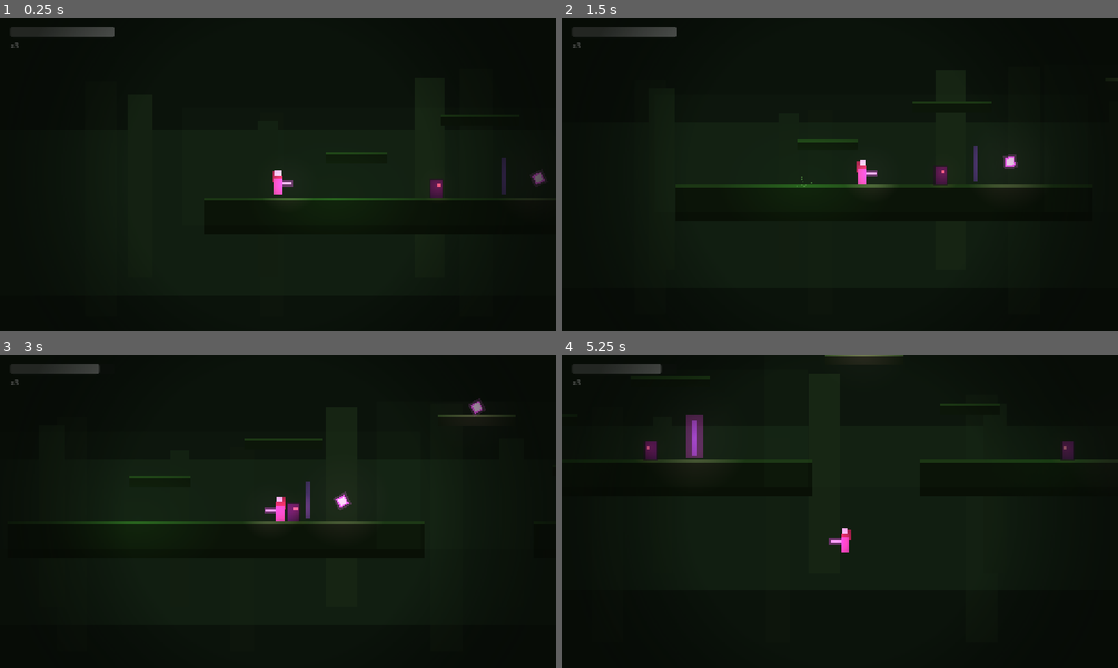
Above: before the commit, frames 1-4 (two rows, left to right).
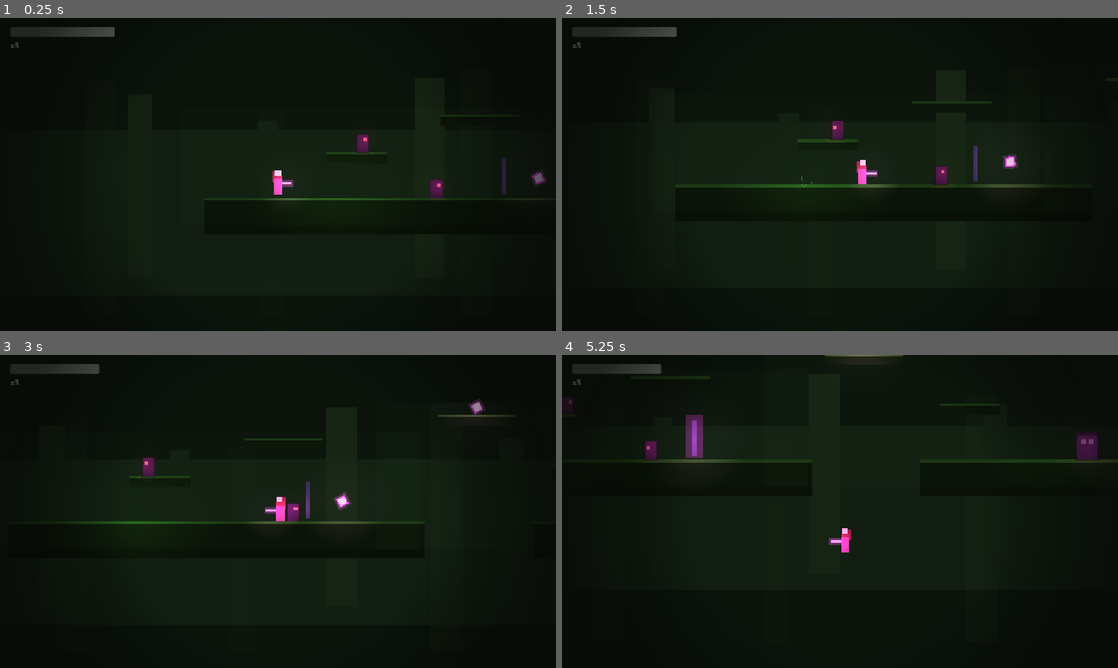
Above: after the commit, the same moments.

Repository: paulogomesextp/koliani
Game: Godot game, scene res://scenes/Main.tscn
Same seed, same stepped clock (60 frames per second), same inputs: the game is played once before the commit and once after it.
Inputs (mouse positions are in pixels of both pictures, inside the frame that each line leads up to):
- Up to frame 1 (0.25 s): no input
- Up to frame 2 (1.5 s): move the mouse to (962, 158) at 0.52 s; hold Right (mover_direita) from 0.53 s (still down); tap J (atacar) at 0.6 s; click (962, 158) at 0.67 s; tap Space (saltar) at 0.77 s; move the mouse to (728, 190) at 1.27 s; tap K (dash) at 1.35 s
- Up to frame 3 (3 s): tap Space (saltar) at 1.52 s; move the mouse to (333, 442) at 2.02 s; release Right (mover_direita) at 2.03 s; hold Left (mover_esquerda) 2.03-2.75 s; tap I (diario) at 2.1 s; click "Fechar (Esc)" at 2.75 s
- Up to frame 4 (5.25 s): move the mouse to (812, 574) at 3.52 s; hold Right (mover_direita) 3.53-5.03 s; tap Shift (rolar) at 3.6 s; click (812, 574) at 3.67 s; tap Space (saltar) at 3.77, 4.52 s; move the mouse to (1006, 558) at 4.27 s; tap J (atacar) at 4.35 s; move the mouse to (673, 464) at 5.02 s; hold Left (mover_esquerda) from 5.03 s (still down); tap K (dash) at 5.1 s

The runs differ from the first frame. In frame 1, 0.1% of the frame differs, in the area x 64-67%, y 37-44%; in frame 2, 0.1%; in frame 3, 0.1%; in frame 4, 0.4%, in the area x 1-97%, y 14-34%.

Commit message:
Chefe da Floresta (mundo 1) + porta selada ate ele cair
- scripts/chefe_floresta.gd: herda de DemonioBase; FSM
  PATRULHA -> TELEGRAFO (trava + pisca) -> INVESTIDA (arranca na direcao da
  Koliani) -> RECUPERA (vulneravel). Investida magoa mais. Emite "derrotado"
  ao cair.
- scenes/actors/ChefeFloresta.tscn: massa roxa grande, 2 olhos magenta, luz.
- scripts/nivel_floresta.gd: script do no raiz do mundo 1; sela a Porta
  (monitoring off + tom escuro) ate Chefe.derrotado.
- Floresta_Putrefata.tscn: instancia o Chefe antes da porta; Demonio2 movido
  para a plataforma inicial; porta arranca selada.
- docs + README atualizados.

Co-Authored-By: Claude Sonnet 5 <noreply@anthropic.com>

Diff:
--- /dev/null
+++ b/scenes/actors/ChefeFloresta.tscn
@@ -0,0 +1,87 @@
+[gd_scene load_steps=6 format=3 uid="uid://bkolianichefefloresta01"]
+
+; Chefe do mundo 1 -- placeholder: massa roxa grande, dois olhos magenta,
+; luz propria. Script chefe_floresta.gd (herda de demonio_base.gd).
+
+[ext_resource type="Script" path="res://scripts/chefe_floresta.gd" id="1_chefe"]
+
+[sub_resource type="RectangleShape2D" id="RectangleShape2D_body"]
+size = Vector2(46, 62)
+
+[sub_resource type="RectangleShape2D" id="RectangleShape2D_contacto"]
+size = Vector2(58, 70)
+
+[sub_resource type="Gradient" id="Gradient_luz"]
+offsets = PackedFloat32Array(0, 1)
+colors = PackedColorArray(1, 1, 1, 1, 1, 1, 1, 0)
+
+[sub_resource type="GradientTexture2D" id="GradientTexture2D_luz"]
+gradient = SubResource("Gradient_luz")
+width = 256
+height = 256
+fill = 1
+fill_from = Vector2(0.5, 0.5)
+fill_to = Vector2(1, 0.5)
+
+[node name="ChefeFloresta" type="CharacterBody2D" groups=["inimigos"]]
+collision_layer = 4
+collision_mask = 1
+script = ExtResource("1_chefe")
+vida = 240
+dano_contacto = 18
+alcance_patrulha = 200.0
+
+[node name="Sprite" type="Node2D" parent="."]
+
+[node name="Sombra" type="ColorRect" parent="Sprite"]
+show_behind_parent = true
+offset_left = -28.0
+offset_top = -34.0
+offset_right = 28.0
+offset_bottom = 34.0
+color = Color(0.13, 0.04, 0.19, 0.6)
+
+[node name="Corpo" type="ColorRect" parent="Sprite"]
+offset_left = -23.0
+offset_top = -31.0
+offset_right = 23.0
+offset_bottom = 31.0
+color = Color(0.28, 0.09, 0.36, 1)
+
+[node name="Cristas" type="ColorRect" parent="Sprite"]
+offset_left = -23.0
+offset_top = -31.0
+offset_right = 23.0
+offset_bottom = -22.0
+color = Color(0.16, 0.05, 0.24, 1)
+
+[node name="OlhoE" type="ColorRect" parent="Sprite"]
+offset_left = -14.0
+offset_top = -14.0
+offset_right = -4.0
+offset_bottom = -4.0
+color = Color(1, 0.42, 0.6, 1)
+
+[node name="OlhoD" type="ColorRect" parent="Sprite"]
+offset_left = 4.0
+offset_top = -14.0
+offset_right = 14.0
+offset_bottom = -4.0
+color = Color(1, 0.42, 0.6, 1)
+
+[node name="LuzOlhos" type="PointLight2D" parent="Sprite"]
+position = Vector2(0, -8)
+texture = SubResource("GradientTexture2D_luz")
+energy = 1.1
+color = Color(0.97, 0.33, 0.5, 1)
+scale = Vector2(0.85, 0.7)
+
+[node name="CollisionShape2D" type="CollisionShape2D" parent="."]
+shape = SubResource("RectangleShape2D_body")
+
+[node name="AreaContacto" type="Area2D" parent="."]
+collision_layer = 0
+collision_mask = 2
+
+[node name="CollisionShape2D" type="CollisionShape2D" parent="AreaContacto"]
+shape = SubResource("RectangleShape2D_contacto")
--- a/scenes/levels/Floresta_Putrefata.tscn
+++ b/scenes/levels/Floresta_Putrefata.tscn
@@ -12,6 +12,8 @@
 [ext_resource type="PackedScene" uid="uid://bkolianicoletavel01" path="res://scenes/actors/Coletavel.tscn" id="3_col"]
 [ext_resource type="Script" path="res://scripts/porta.gd" id="4_porta"]
 [ext_resource type="Script" path="res://scripts/checkpoint.gd" id="5_chk"]
+[ext_resource type="PackedScene" uid="uid://bkolianichefefloresta01" path="res://scenes/actors/ChefeFloresta.tscn" id="6_chefe"]
+[ext_resource type="Script" path="res://scripts/nivel_floresta.gd" id="7_niv"]
 
 [sub_resource type="RectangleShape2D" id="RectangleShape2D_chaoa"]
 size = Vector2(960, 48)
@@ -56,6 +58,7 @@
 fill_to = Vector2(1, 0.5)
 
 [node name="Floresta_Putrefata" type="Node2D"]
+script = ExtResource("7_niv")
 
 [node name="Ambiente" type="CanvasModulate" parent="."]
 color = Color(0.42, 0.5, 0.42, 1)
@@ -329,8 +332,11 @@
 alcance_patrulha = 170.0
 
 [node name="Demonio2" parent="." instance=ExtResource("2_dem")]
-position = Vector2(1470, 604)
-alcance_patrulha = 150.0
+position = Vector2(300, 520)
+alcance_patrulha = 55.0
+
+[node name="Chefe" parent="." instance=ExtResource("6_chefe")]
+position = Vector2(1380, 604)
 
 [node name="ColSaltoDuplo" parent="." instance=ExtResource("3_col")]
 position = Vector2(720, 588)
--- /dev/null
+++ b/scripts/chefe_floresta.gd
@@ -0,0 +1,112 @@
+class_name ChefeFloresta
+extends DemonioBase
+## Chefe do mundo 1. Herda patrulha / vida / dano de `DemonioBase` e
+## sobrepõe o `_physics_process` com uma máquina de estados:
+##
+##   PATRULHA  -> anda devagar (lógica da classe-mãe)
+##   TELEGRAFO -> vê a Koliani perto e à mesma altura: trava e pisca
+##   INVESTIDA -> arranca na direção da Koliani a alta velocidade
+##   RECUPERA  -> fica parado e vulnerável, depois volta a patrulhar
+##
+## Emite `derrotado` ao cair -- o nível liga isso à abertura da porta.
+
+signal derrotado
+
+enum Fase { PATRULHA, TELEGRAFO, INVESTIDA, RECUPERA }
+
+@export var dist_deteta := 280.0
+@export var margem_altura := 64.0
+@export var vel_investida := 430.0
+@export var dur_telegrafo := 0.55
+@export var dur_investida := 0.40
+@export var dur_recupera := 0.85
+@export var dano_investida := 28
+
+var _fase: Fase = Fase.PATRULHA
+var _t := 0.0
+var _alvo_dir := 1.0
+var _koliani: Node2D
+
+
+func _ready() -> void:
+	super._ready()
+	vida = maxi(vida, 220)
+	velocidade *= 0.6
+	add_to_group("chefes")
+
+
+func _physics_process(dt: float) -> void:
+	if not is_instance_valid(_koliani):
+		_koliani = get_tree().get_first_node_in_group("koliani")
+
+	match _fase:
+		Fase.PATRULHA:
+			super._physics_process(dt)
+			if _ve_koliani():
+				_mudar_fase(Fase.TELEGRAFO)
+		Fase.TELEGRAFO:
+			_travar(dt)
+			_piscar(true)
+			if _t >= dur_telegrafo:
+				_alvo_dir = _dir_para_koliani()
+				if _sprite:
+					_sprite.scale.x = _alvo_dir
+				_piscar(false)
+				_mudar_fase(Fase.INVESTIDA)
+		Fase.INVESTIDA:
+			velocity.x = _alvo_dir * vel_investida
+			if not is_on_floor():
+				velocity.y += GRAVIDADE * dt
+			move_and_slide()
+			if _t >= dur_investida or is_on_wall():
+				_mudar_fase(Fase.RECUPERA)
+		Fase.RECUPERA:
+			_travar(dt)
+			if _t >= dur_recupera:
+				_mudar_fase(Fase.PATRULHA)
+
+	_t += dt
+
+
+func _mudar_fase(f: Fase) -> void:
+	_fase = f
+	_t = 0.0
+
+
+func _travar(dt: float) -> void:
+	velocity.x = move_toward(velocity.x, 0.0, 900.0 * dt)
+	if not is_on_floor():
+		velocity.y += GRAVIDADE * dt
+	move_and_slide()
+
+
+func _ve_koliani() -> bool:
+	if not is_instance_valid(_koliani):
+		return false
+	var d := _koliani.global_position - global_position
+	return absf(d.x) <= dist_deteta and absf(d.y) <= margem_altura
+
+
+func _dir_para_koliani() -> float:
+	if not is_instance_valid(_koliani):
+		return _direcao
+	return signf(_koliani.global_position.x - global_position.x)
+
+
+func _piscar(ligado: bool) -> void:
+	if _sprite:
+		_sprite.modulate = Color(1.7, 1.25, 1.5) if ligado else Color(1, 1, 1)
+
+
+func _ao_tocar(corpo: Node) -> void:
+	if corpo is Koliani:
+		var dano := dano_investida if _fase == Fase.INVESTIDA else dano_contacto
+		corpo.receber_dano(dano, signf(corpo.global_position.x - global_position.x))
+
+
+func receber_dano(quantidade: int, dir_empurrao: float = 0.0) -> void:
+	vida -= quantidade
+	global_position.x += dir_empurrao * 4.0
+	if vida <= 0:
+		derrotado.emit()
+		queue_free()
--- /dev/null
+++ b/scripts/nivel_floresta.gd
@@ -0,0 +1,25 @@
+extends Node2D
+## Lógica própria do mundo 1: a `Porta` para o mundo seguinte fica selada
+## até o `Chefe` da Floresta cair.
+
+@onready var _porta: Area2D = $Porta
+@onready var _chefe: Node = get_node_or_null("Chefe")
+
+
+func _ready() -> void:
+	if _porta == null:
+		return
+	if _chefe and _chefe.has_signal("derrotado"):
+		_selar(true)
+		_chefe.derrotado.connect(_abrir)
+	else:
+		_selar(false)
+
+
+func _selar(selada: bool) -> void:
+	_porta.monitoring = not selada
+	_porta.modulate = Color(0.34, 0.34, 0.4) if selada else Color(1, 1, 1)
+
+
+func _abrir() -> void:
+	_selar(false)
Not shown: 1 places in scenes/levels/Floresta_Putrefata.tscn that only renumber resources
Not shown, added: scripts/chefe_floresta.gd.uid
Not shown, added: scripts/nivel_floresta.gd.uid
Not shown, changed: README.md
Not shown, changed: docs/design.md
